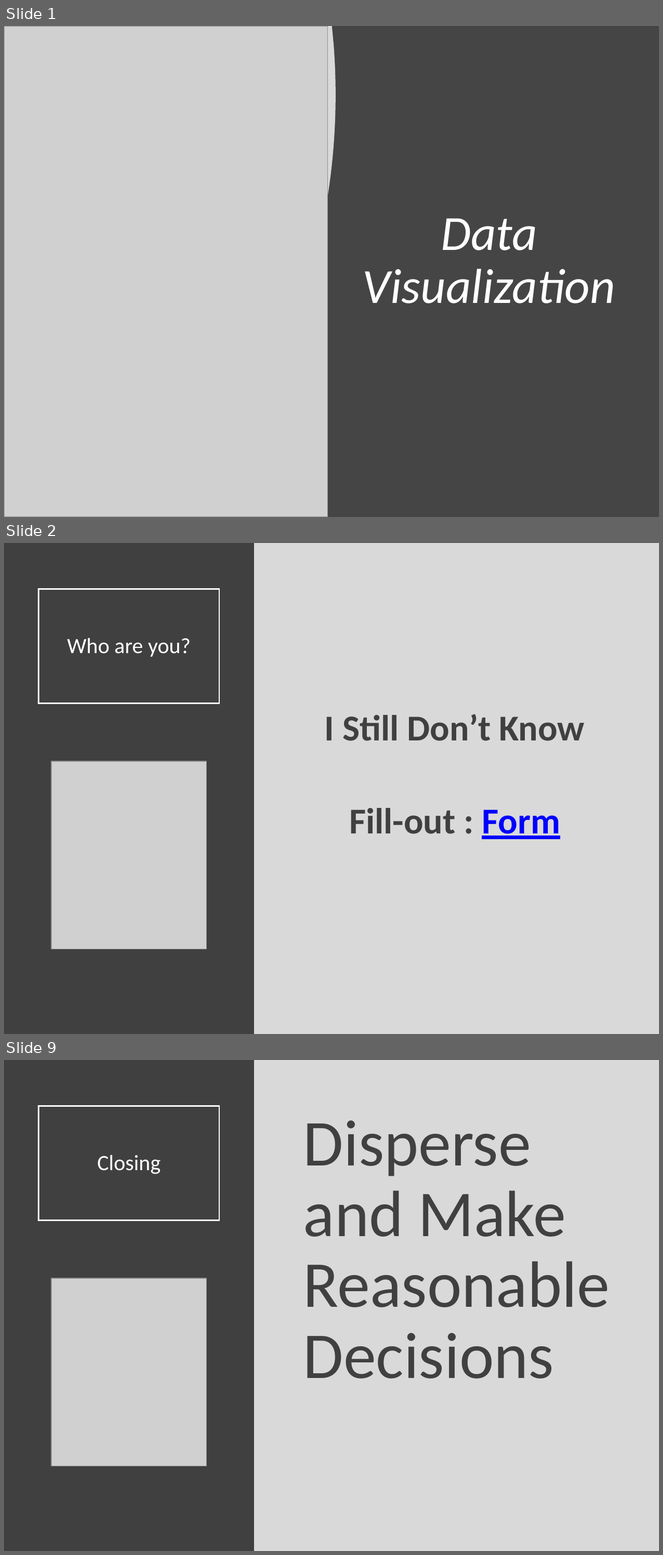
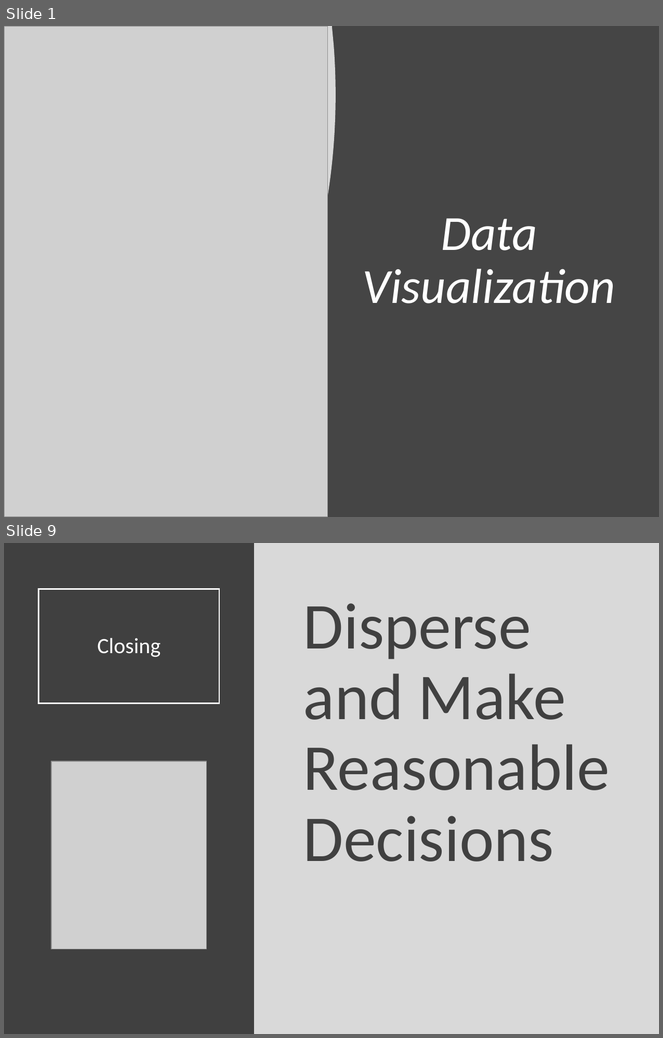
Before and after one commit to Yixf-Self/STOR320_WEBSITE, a slide deck: Lecture/Lecture 2/Lecture 2.pptx. Shown one above the other, each under a label of ours: slides 1, 2 and 9 before the commit, slides 1 and 9 after it; the slides between them are not shown. The pictures are 663x1555 and 663x1038 pixels, drawn with LibreOffice and Linux fonts; fonts in the diff are those of the drawing; grey boxes stand for pictures. Boxes give left, top, right and bottom in pixels: in the first picture for what was removed or moved away, otherwise in the second. Text is boxed around its words. In the diff, an @@ line names an element or a change of style, - is before the commit and + after.

```diff
--- a/Lecture/Lecture 2/Lecture 2.pptx
+++ b/Lecture/Lecture 2/Lecture 2.pptx
@@ slide 2 removed at (4,543,659,1034), background #D9D9D9 @@
@@ rectangle removed at (4,543,254,1034) @@
@@ title removed at (39,589,220,704) @@
-Who are you?
@@ text removed at (325,714,585,839) @@
-I Still Don’t Know
-Fill-out : Form
@@ picture removed at (51,761,206,949) @@
```
Also in this commit, not shown: 6 slides changed, 1 slide added, 6 other files.
